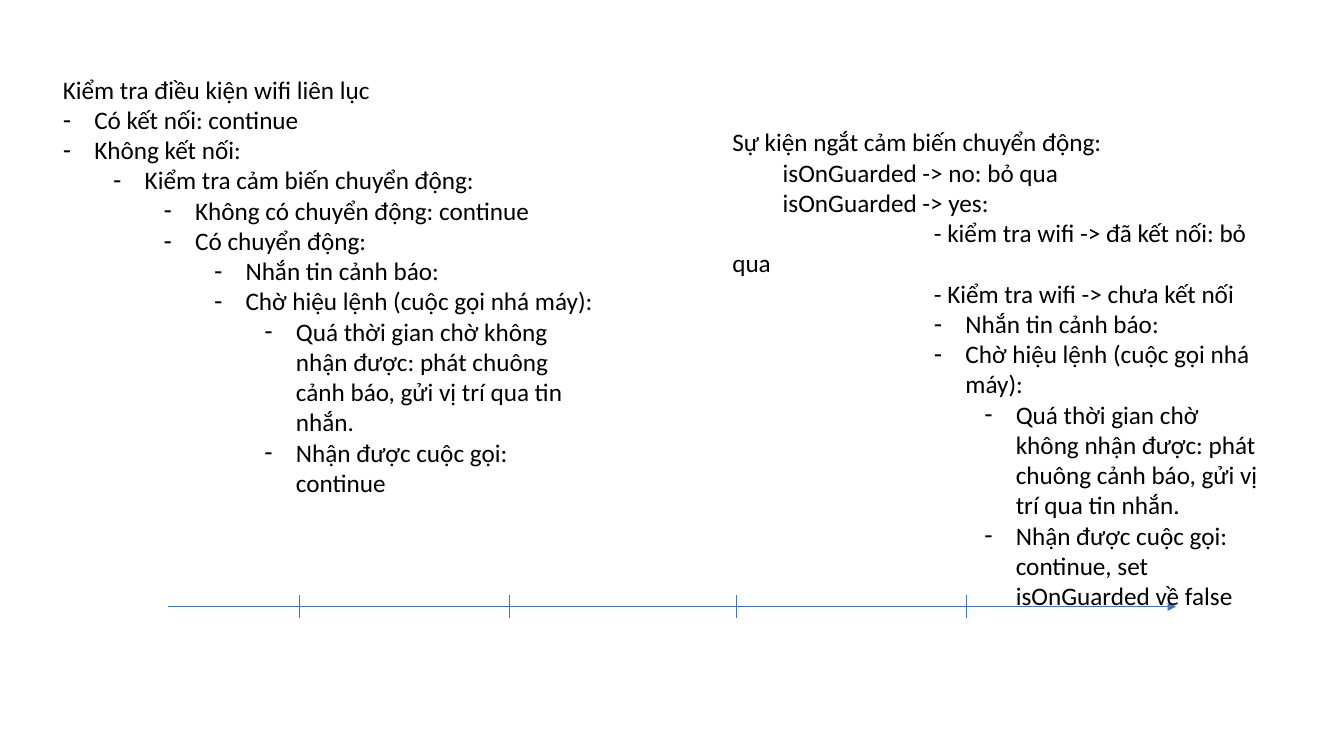
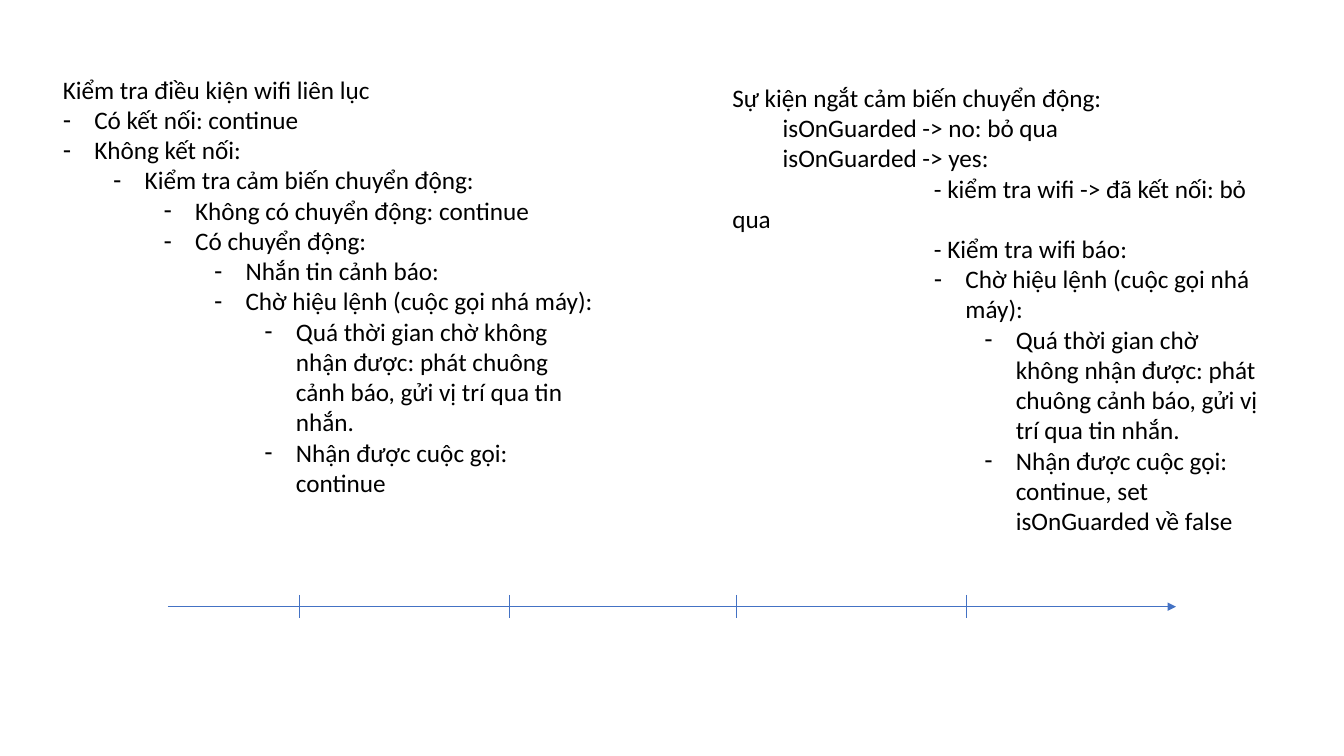
Before and after one commit to damtien444/Bike-movement-and-location-report-system, a slide deck: slide 2 of Sơ đồ.pptx. Drawn at 1344x756 pixels with LibreOffice and Linux fonts; fonts in the diff are those of the drawing. Boxes give left, top, right and bottom in pixels: in the first picture for what was removed or moved away, otherwise in the second. Text is boxed around its words. In the diff, an @@ line names an element or a change of style, - is before the commit and + after.

```diff
--- a/Sơ đồ.pptx
+++ b/Sơ đồ.pptx
@@ text "Sự kiện ngắt cảm biến ...": place and size @@
-text "Sự kiện ngắt cảm biến ..." at [732,131,1257,611]
+text "Sự kiện ngắt cảm biến ..." at [732,87,1257,531]
@@ text at [947,238,1127,259]: text changed @@
-  - Kiểm tra wifi -> chưa kết nối
-          – Nhắn tin cảnh báo:
+  - Kiểm tra wifi báo:
```
Also in this commit, not shown: 3 other files.
